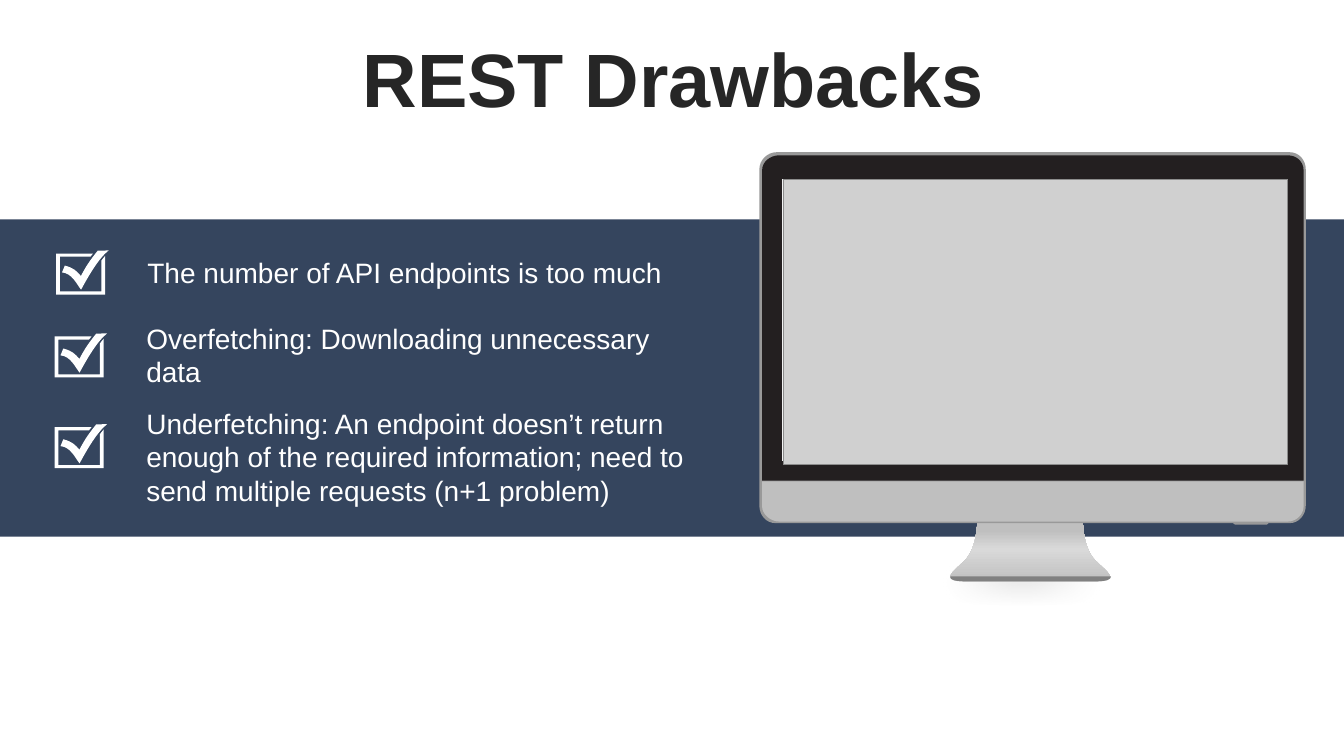
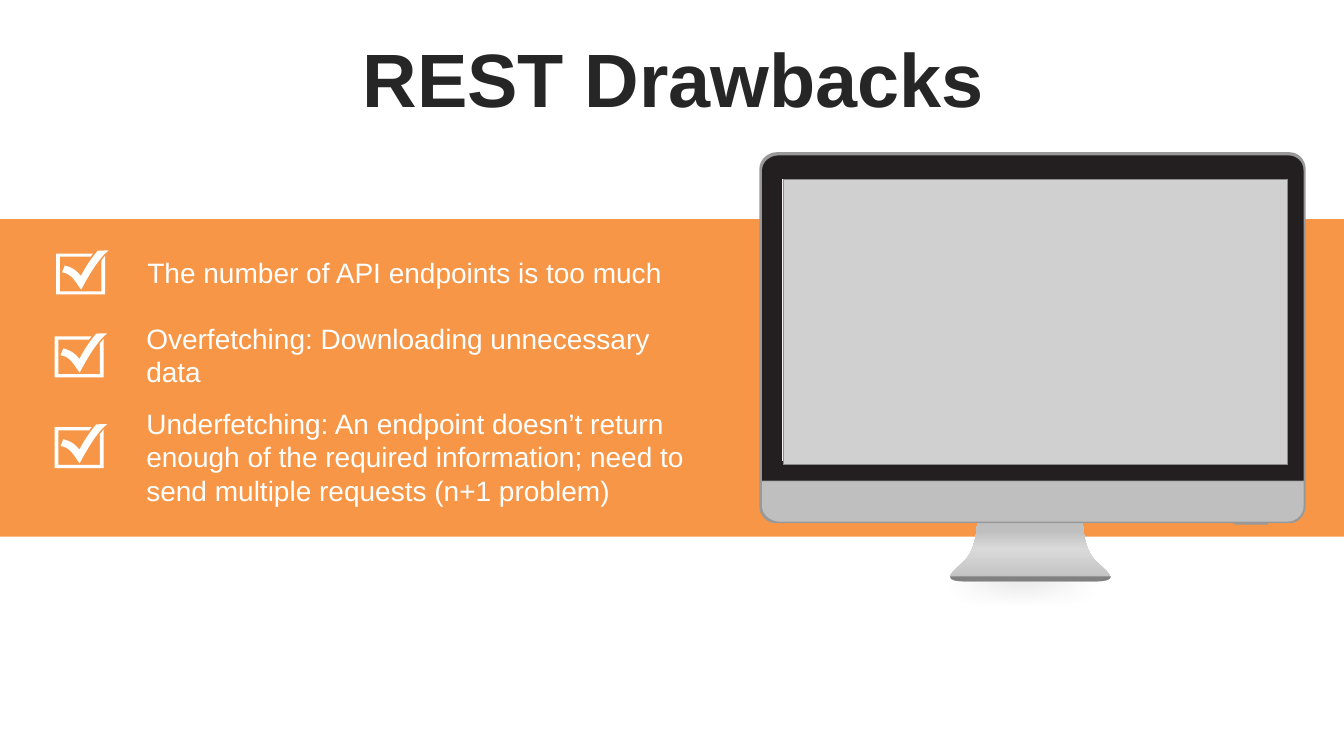
Before and after one commit to thanhlongvl/sportdemo, a slide deck: slide 9 of thuyettrinhgfinal_1.pptx. Drawn at 1344x756 pixels with LibreOffice and Linux fonts; fonts in the diff are those of the drawing; grey boxes stand for pictures. Boxes give left, top, right and bottom in pixels: in the first picture for what was removed or moved away, otherwise in the second. Text is boxed around its words. In the diff, an @@ line names an element or a change of style, - is before the commit and + after.

```diff
--- a/thuyettrinhgfinal_1.pptx
+++ b/thuyettrinhgfinal_1.pptx
@@ rectangle at (x1=0, y1=220, x2=1344, y2=537): fill #35455E to #F79646 @@
@@ outline redrawn in 3 elements at (x1=757, y1=150, x2=1309, y2=525), (x1=56, y1=250, x2=109, y2=294), (x1=54, y1=423, x2=107, y2=468) @@
```
Also in this commit, not shown: 24 other slides changed, 1 slide added, 2 other files.
